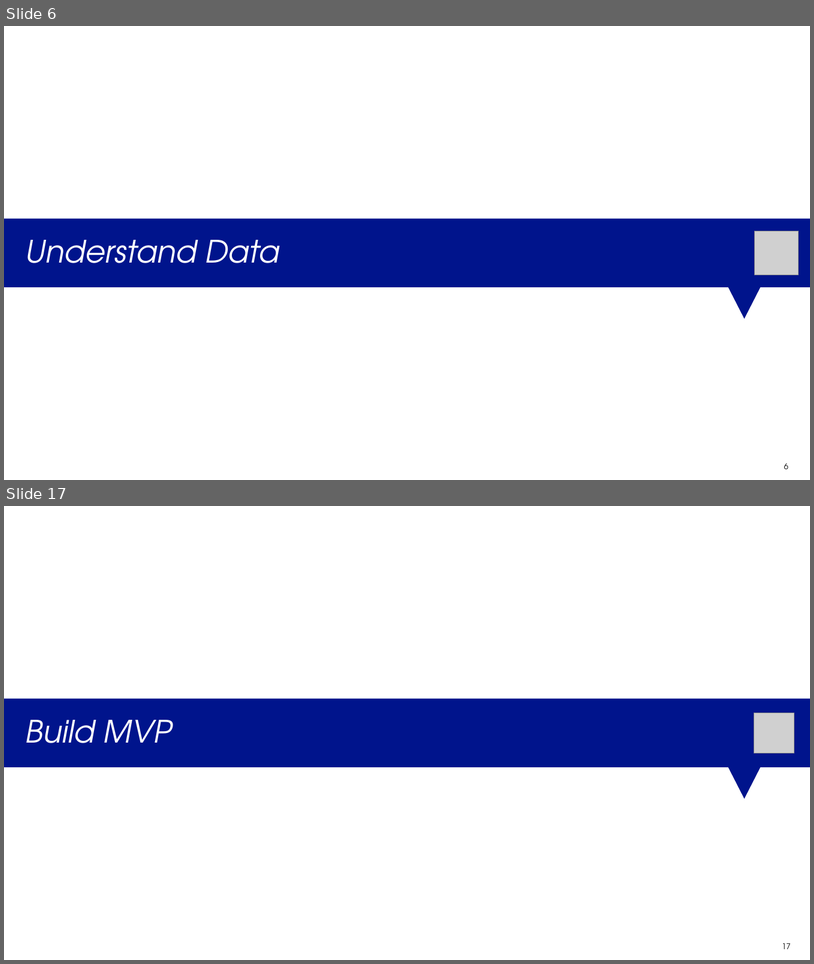
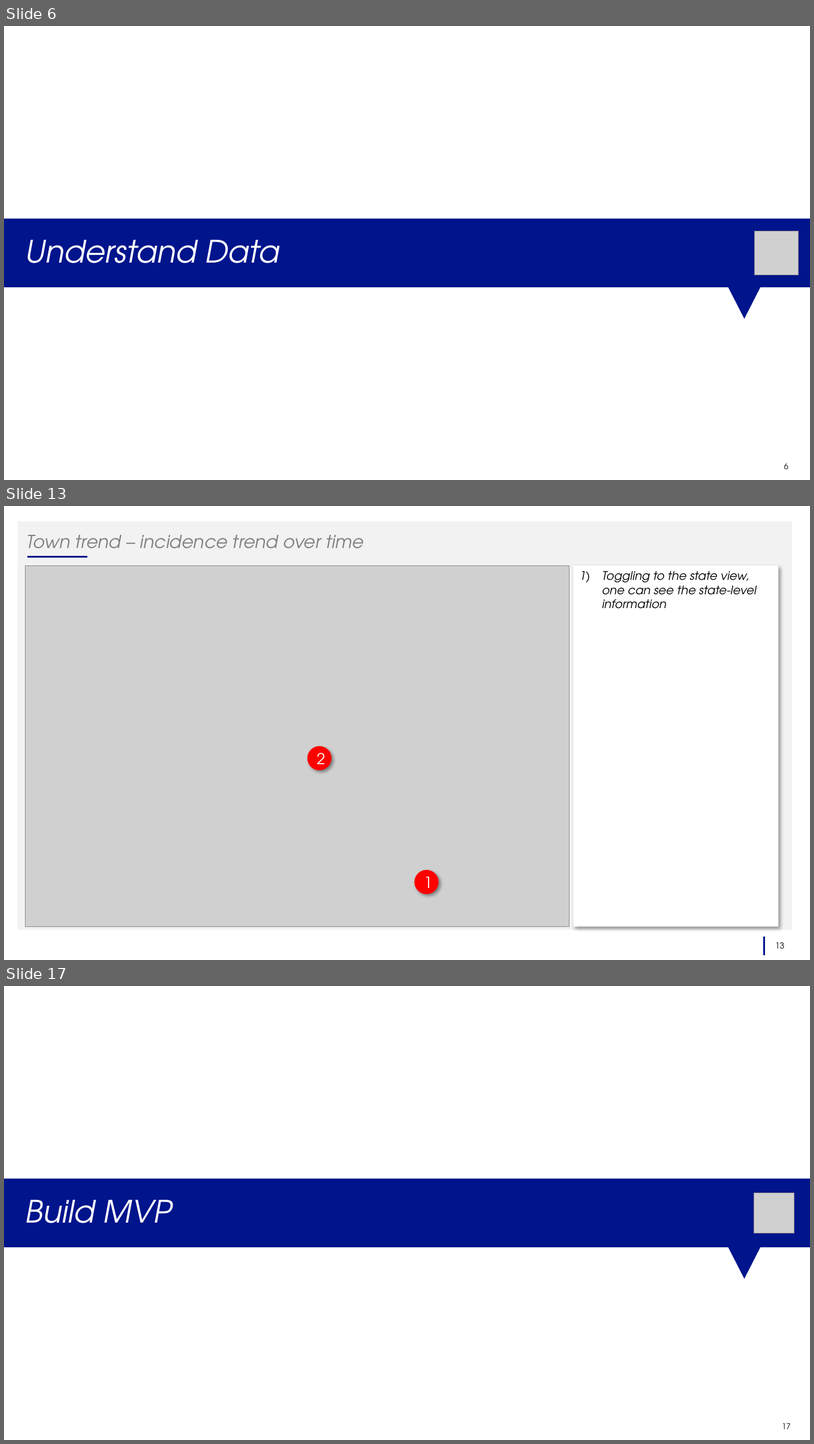
Before and after one commit to vckolla/corona, a slide deck: 05_corona_trend_mvp_2020_04_05_v2.pptx. Shown one above the other, each under a label of ours: slides 6 and 17 before the commit, slides 6, 13 and 17 after it; the slides between them are not shown. The pictures are 814x964 and 814x1444 pixels, drawn with LibreOffice and Linux fonts; fonts in the diff are those of the drawing; grey boxes stand for pictures. Boxes give left, top, right and bottom in pixels: in the first picture for what was removed or moved away, otherwise in the second. Text is boxed around its words. In the diff, an @@ line names an element or a change of style, - is before the commit and + after.

```diff
--- a/05_corona_trend_mvp_2020_04_05_v2.pptx
+++ b/05_corona_trend_mvp_2020_04_05_v2.pptx
@@ slide 13 added at (4,506,810,960), background #FFFFFF @@
@@ rectangle added at (17,521,792,930), fill #F2F2F2 @@
@@ title added at (26,535,364,556), 21.3 pt, text #808080, italic @@
+Town trend – incidence trend over time
@@ line added from (27, 557) to (87, 557), #00148C 2.25 pt @@
@@ picture added at (25,565,570,927) @@
@@ rectangle added at (574,565,779,927), fill #FFFFFF, 14 pt, text #000000, italic @@
+1) Toggling to the state view, one can see the state-level information
@@ ellipse added at (308,746,332,771), fill #FF0000, 18 pt, text #FFFFFF @@
+2
@@ ellipse added at (415,870,439,894), fill #FF0000, 18 pt, text #FFFFFF @@
+1
@@ line added from (764, 955) to (764, 936), #00148C 2.25 pt @@
@@ page number added at (776,942,785,948), 10 pt, text #000000 @@
+13
```
Also in this commit, not shown: 6 slides changed, 5 other slides added, 6 slides removed, 17 other files.
